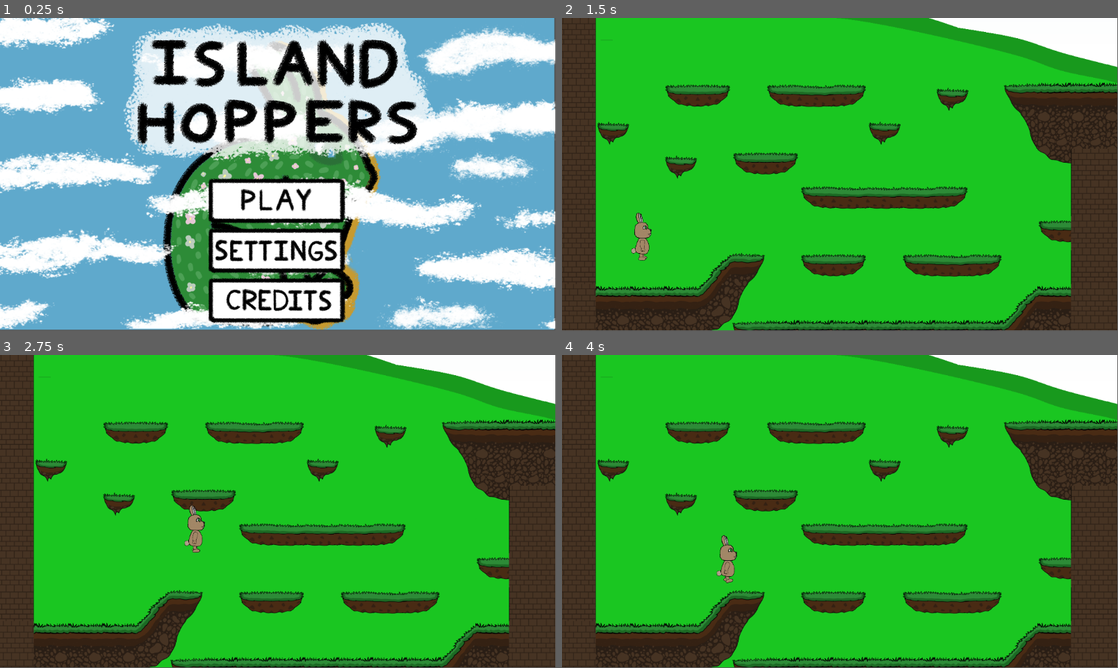
Above: before the commit, frames 1-4 (two rows, left to right).
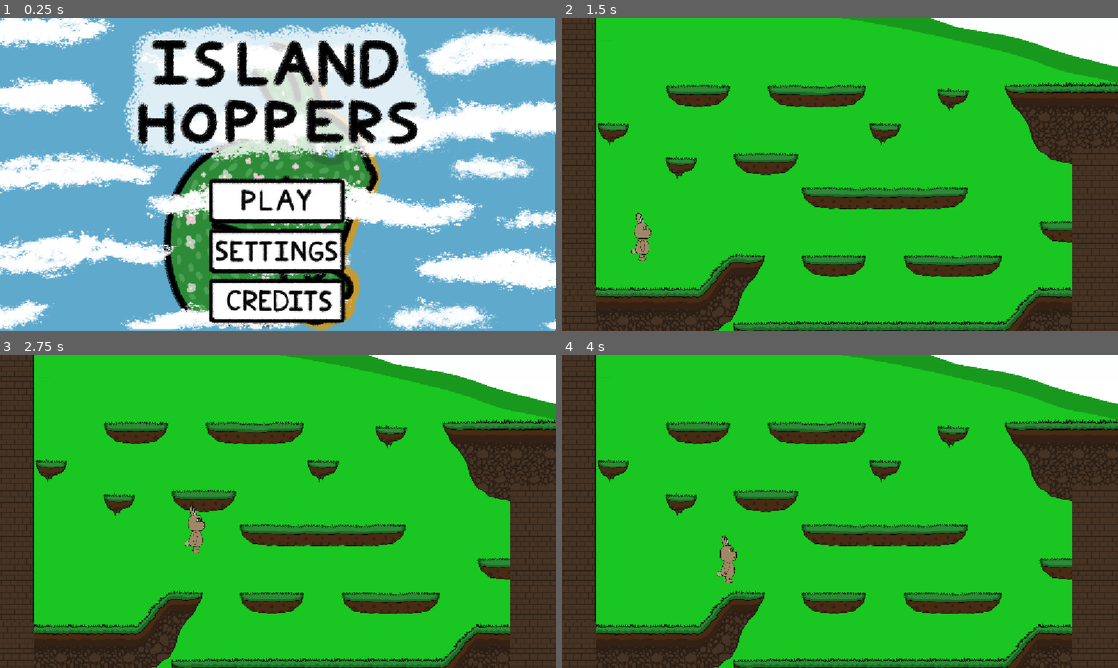
Above: after the commit, the same moments.

Repository: andre-henriques04/island-hoppers
Game: Godot game, scene res://scenes/main_menu.tscn
Two runs of this game, one before a commit and one after it. Both use one fixed random seed, a clock stepped at 60 frames per second and the inputs below.
Inputs (mouse positions are in pixels of both pictures, inside the frame that each line leads up to):
- Up to frame 1 (0.25 s): no input
- Up to frame 2 (1.5 s): click (840, 202) at 0.5 s; tap Enter (ui_accept) at 1.25 s; hold Right (ui_right) from 1.28 s (still down)
- Up to frame 3 (2.75 s): keep holding Right (ui_right); tap Enter (ui_accept) at 1.52, 2.27 s
- Up to frame 4 (4 s): release Right (ui_right) at 2.78 s; hold Left (ui_left) 2.78-3.53 s; hold Right (ui_right) from 3.53 s (still down); tap Enter (ui_accept) at 3.77 s
The window is 799x449 before the commit and 800x450 after it. Grey fills any space a smaller window leaves; there, only what the larger window draws over its background counts as a difference.

The runs differ from the first frame. In frame 1, 11% of the frame differs, in the area x 0-100%, y 0-100%; in frame 2, 4.1%; in frame 3, 4.1%; in frame 4, 4.1%.

Commit message:
IS-55 Add five-screen tutorial camera progression

Diff:
--- a/project.godot
+++ b/project.godot
@@ -14,6 +14,12 @@
 run/main_scene="res://scenes/main_menu.tscn"
 config/features=PackedStringArray("4.7")
 
+[display]
+
+window/size/viewport_width=1152
+window/size/viewport_height=648
+window/stretch/mode="canvas_items"
+
 [rendering]
 
 renderer/rendering_method="gl_compatibility"
--- a/scenes/main.tscn
+++ b/scenes/main.tscn
@@ -6,6 +6,7 @@
 [ext_resource type="Texture2D" uid="uid://sv65k63pv6iv" path="res://assets/art/backgrouds/tutorial_background.png" id="5_tbgi4"]
 [ext_resource type="Texture2D" uid="uid://bkgnrdsrdoxdo" path="res://assets/player/bunny_jump_spritesheet.png" id="5_tipki"]
 [ext_resource type="Script" uid="uid://dyrpsoyiwa1pv" path="res://scripts/CharacterMovement.gd" id="player_script"]
+[ext_resource type="Script" path="res://scripts/tutorial_camera.gd" id="tutorial_camera"]
 [ext_resource type="Texture2D" uid="uid://5p5bjp8goweo" path="res://assets/player/bunny_walk_spritesheet.png" id="player_texture"]
 
 [sub_resource type="TileSetAtlasSource" id="TileSetAtlasSource_0wfyh"]
@@ -936,7 +937,9 @@
 "speed": 16.0
 }]
 
-[node name="Main" type="Node2D" unique_id=263929988]
+[node name="Main" type="Node2D" unique_id=263929988 node_paths=PackedStringArray("player")]
+script = ExtResource("tutorial_camera")
+player = NodePath("CharacterBody2D")
 
 [node name="SiblingTemp" type="Label" parent="." unique_id=2111450098]
 offset_left = 6091.0
--- /dev/null
+++ b/scripts/tutorial_camera.gd
@@ -0,0 +1,67 @@
+extends Node2D
+## Fixed tutorial views. Screen changes preserve the player's movement state.
+
+@export var player: CharacterBody2D
+@export_range(0.0, 64.0, 1.0) var boundary_margin := 24.0
+
+@onready var cameras: Array[Camera2D] = [
+	$"Camera (Screen 1)", $"Camera (Screen 2)", $"Camera (Screen 3)",
+	$"Camera (Screen 4)", $"Camera (Screen 5)",
+]
+
+var active_screen := -1
+var _previous_position := Vector2.ZERO
+
+
+func _ready() -> void:
+	# Run after the player so crossing a boundary is reflected in the same frame.
+	process_physics_priority = 100
+	sync_camera_to_player()
+
+
+func _physics_process(_delta: float) -> void:
+	if not is_instance_valid(player):
+		return
+	# A checkpoint teleport must select its destination immediately.
+	if player.global_position.distance_to(_previous_position) > 512.0:
+		sync_camera_to_player()
+	else:
+		_select_screen(_screen_at(player.global_position, true))
+	_previous_position = player.global_position
+
+
+## Call after placing the player at a checkpoint, including near a boundary.
+func sync_camera_to_player() -> void:
+	if not is_instance_valid(player):
+		return
+	_select_screen(_screen_at(player.global_position, false))
+	_previous_position = player.global_position
+
+
+func _screen_at(point: Vector2, use_margin: bool) -> int:
+	var column := 0 if active_screen <= 0 else (1 if active_screen <= 2 else 2)
+	var margin := boundary_margin if use_margin and active_screen >= 0 else 0.0
+	# Columns follow the existing camera offsets, rather than window dimensions.
+	if point.x < cameras[1].offset.x - (margin if column >= 1 else 0.0):
+		return 0
+	if column == 0 and point.x < cameras[1].offset.x + margin:
+		return 0
+	var in_right_column := point.x >= cameras[3].offset.x + (margin if column < 2 else -margin)
+	var upper := 3 if in_right_column else 1
+	var lower := upper + 1
+	var split_y := cameras[lower].offset.y
+	if active_screen == upper and point.y < split_y + margin:
+		return upper
+	if active_screen == lower and point.y > split_y - margin:
+		return lower
+	return upper if point.y < split_y else lower
+
+
+func _select_screen(index: int) -> void:
+	if index == active_screen:
+		return
+	for i in range(cameras.size()):
+		cameras[i].enabled = i == index
+	cameras[index].make_current()
+	cameras[index].reset_smoothing()
+	active_screen = index
Not shown, added: scripts/tutorial_camera.gd.uid
Not shown, added: docs/testing/tutorial-camera.md
